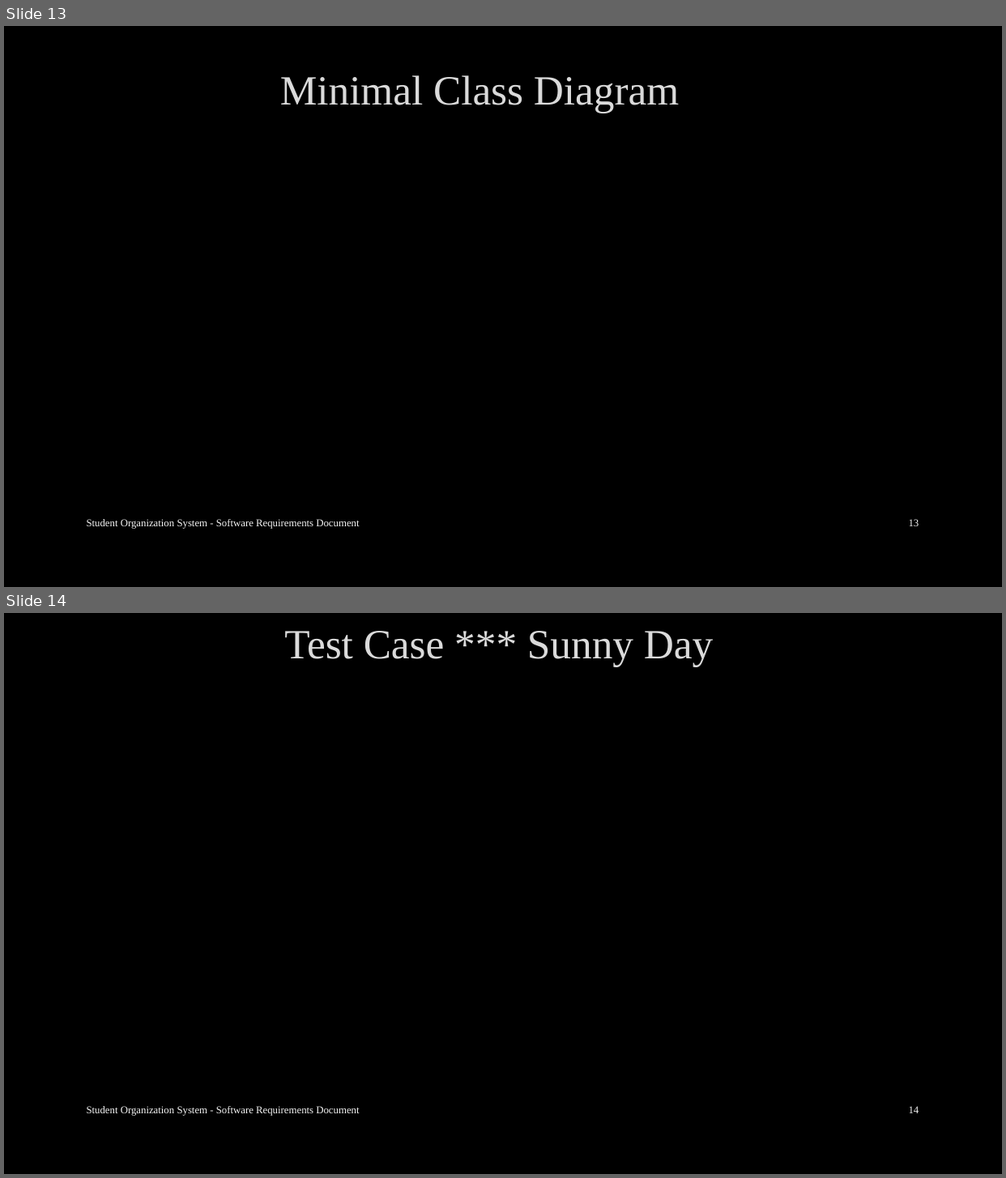
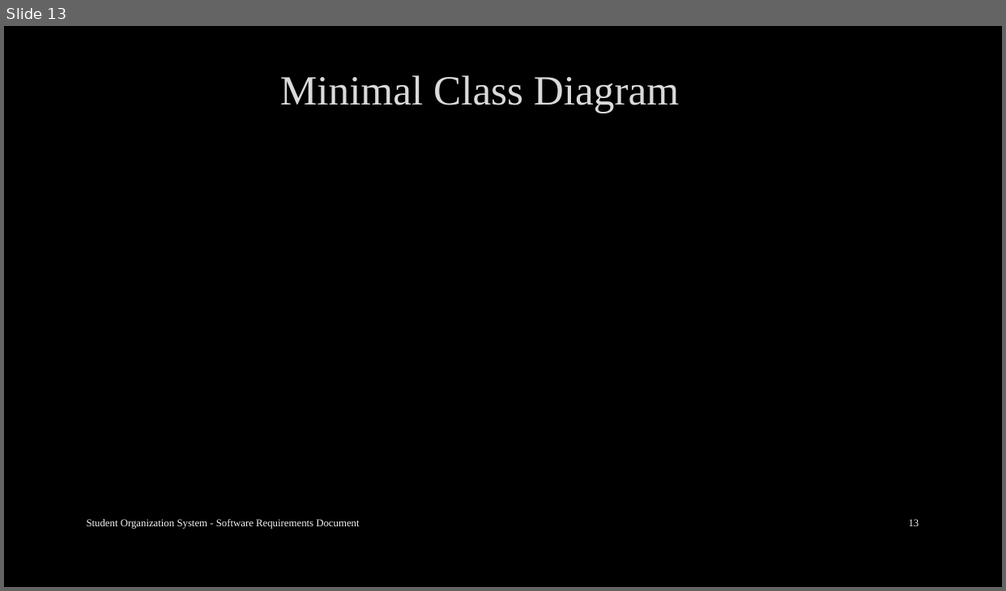
Before and after one commit to arocho032/CEN4010-Team-5, a slide deck: specifications/deliv3/SOS Deliverable Final Presentation.pptx. Shown one above the other, each under a label of ours: slides 13 and 14 before the commit, slide 13 after it. The pictures are 1006x1178 and 1006x591 pixels, drawn with LibreOffice and Linux fonts; fonts in the diff are those of the drawing. Boxes give left, top, right and bottom in pixels: in the first picture for what was removed or moved away, otherwise in the second. Text is boxed around its words. In the diff, an @@ line names an element or a change of style, - is before the commit and + after.

```diff
--- a/specifications/deliv3/SOS Deliverable Final Presentation.pptx
+++ b/specifications/deliv3/SOS Deliverable Final Presentation.pptx
@@ slide 14 removed at bbox=[4, 613, 1002, 1174], background #000000 @@
@@ title removed at bbox=[284, 631, 713, 666] @@
-Test Case *** Sunny Day
@@ text removed at bbox=[87, 1106, 359, 1116] @@
-Student Organization System - Software Requirements Document
@@ page number removed at bbox=[909, 1106, 919, 1114] @@
-14
```
Also in this commit, not shown: 3 slides added, 1 other slide removed, 1 other file.
